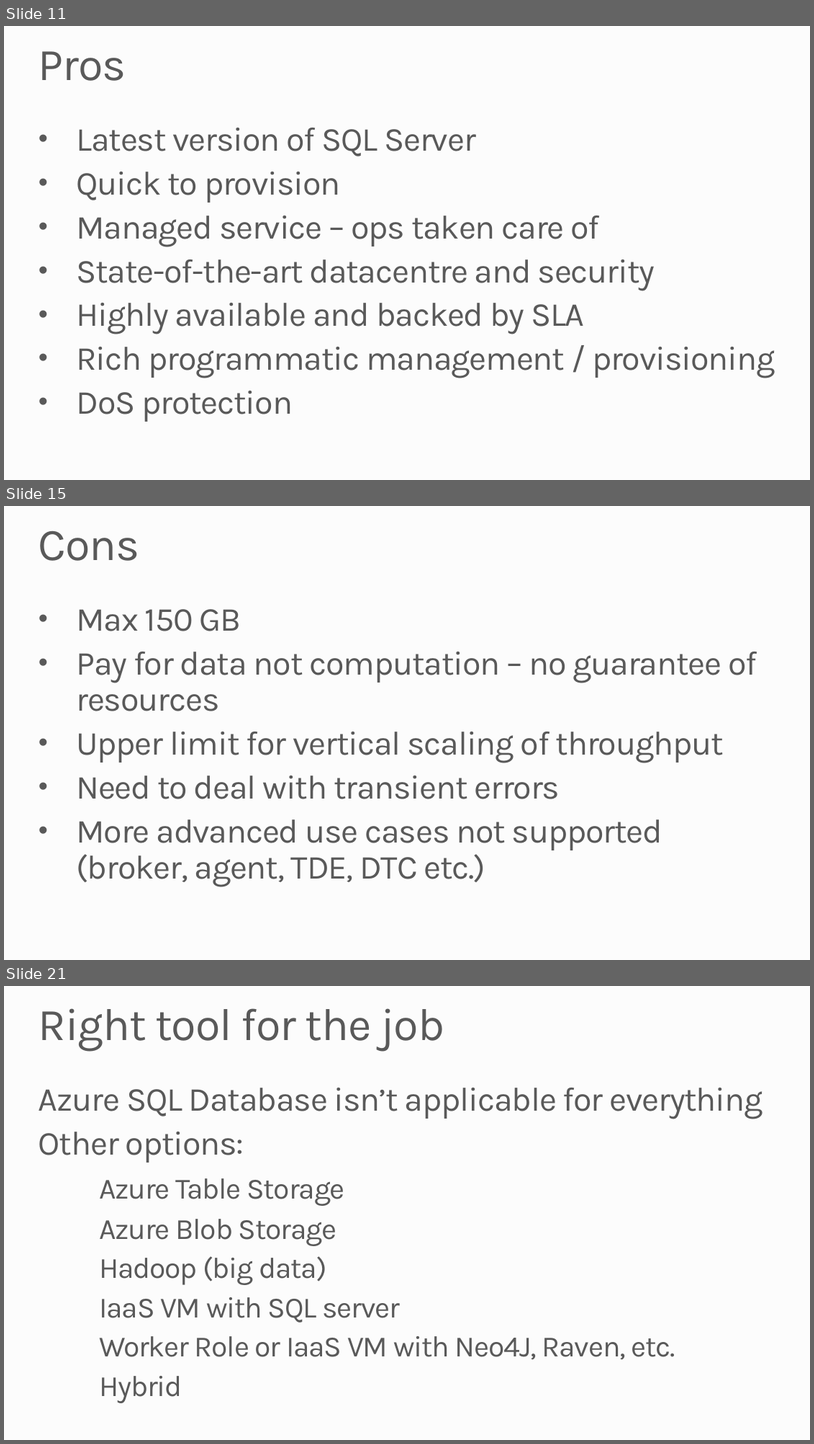
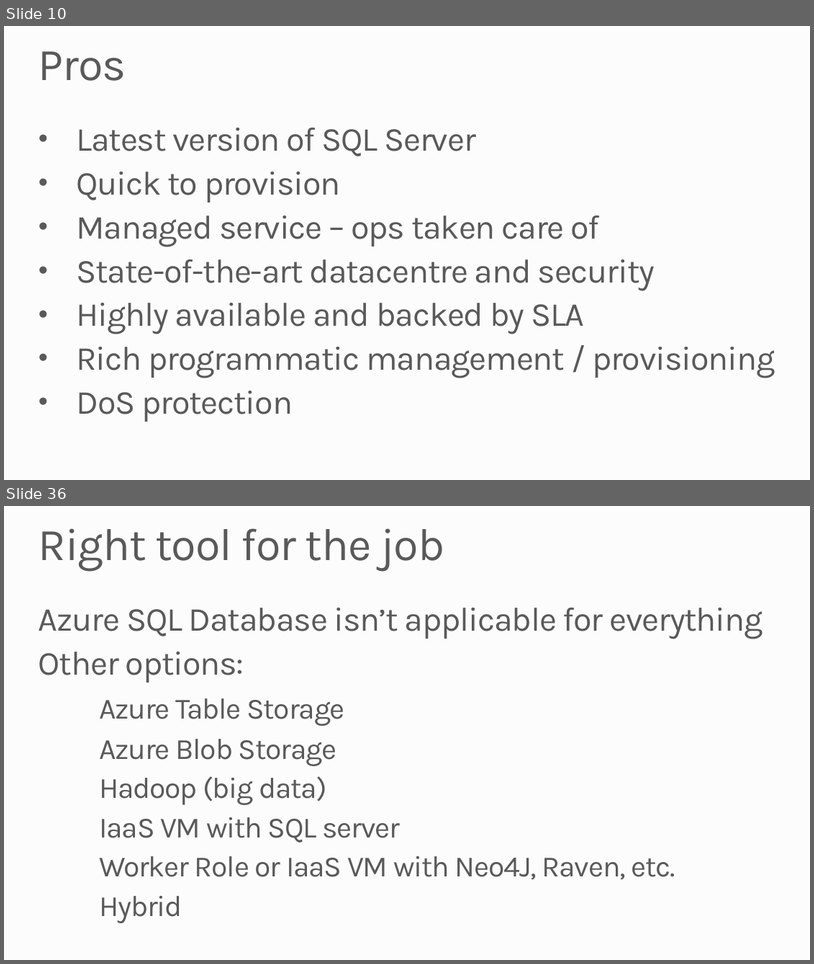
Before and after one commit to robdmoore/SQLAzureTransientDemo, a slide deck: Presentation.pptx. Shown one above the other, each under a label of ours: slides 11, 15 and 21 before the commit, slides 10 and 36 after it; the slides between them are not shown. The pictures are 814x1444 and 814x964 pixels, drawn with LibreOffice and Linux fonts; fonts in the diff are those of the drawing; background and template pictures are left out. Boxes give left, top, right and bottom in pixels: in the first picture for what was removed or moved away, otherwise in the second. Text is boxed around its words. In the diff, an @@ line names an element or a change of style, - is before the commit and + after.

```diff
--- a/Presentation.pptx
+++ b/Presentation.pptx
@@ slide 15 removed at (x1=4, y1=506, x2=810, y2=960), background #FCFCFC @@
@@ title removed at (x1=39, y1=531, x2=140, y2=561) @@
-Cons
@@ text removed at (x1=76, y1=609, x2=757, y2=887) @@
-• Max 150 GB
-• Pay for data not computation – no guarantee of resources
-• Upper limit for vertical scaling of throughput
-• Need to deal with transient errors
-• More advanced use cases not supported (broker, agent, TDE, DTC etc.)
@@ what was slide 11 is now slide 10 @@
@@ what was slide 21 is now slide 36 @@
```
Also in this commit, not shown: 5 slides changed, 6 slides added, 5 other slides removed.
